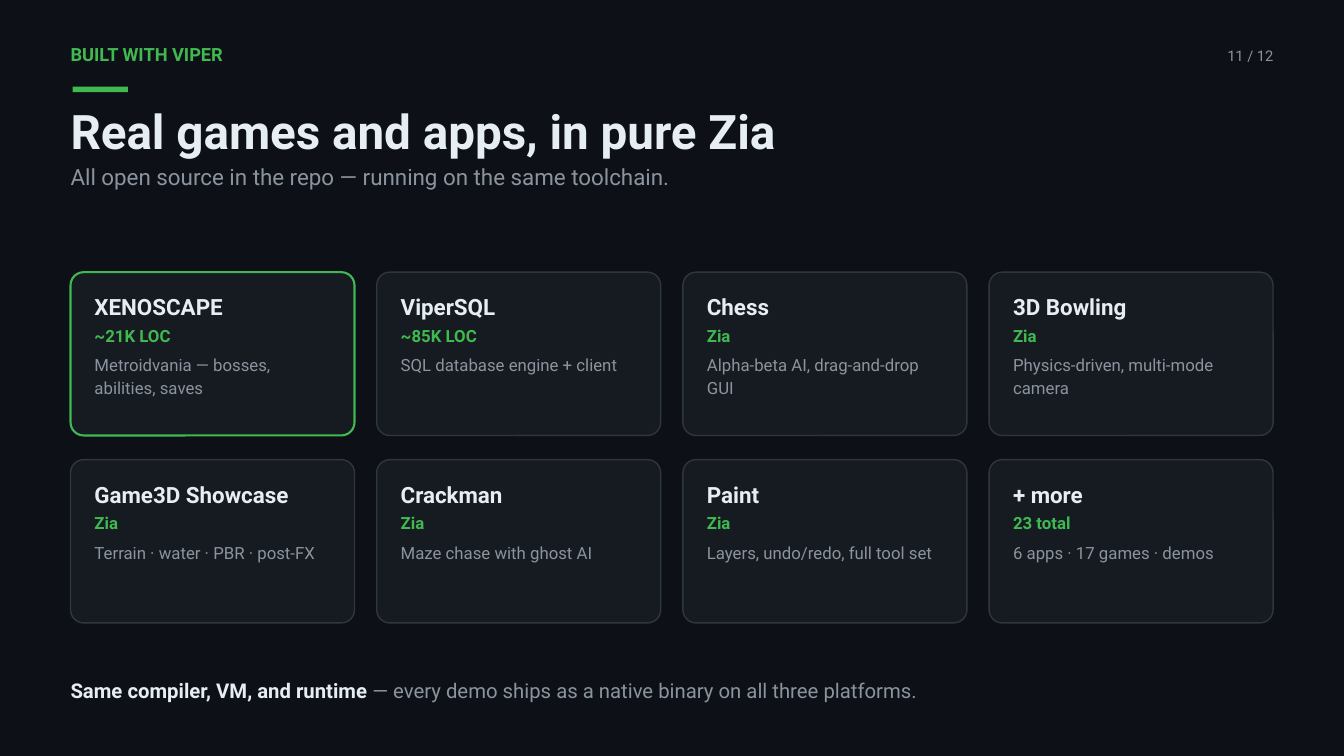
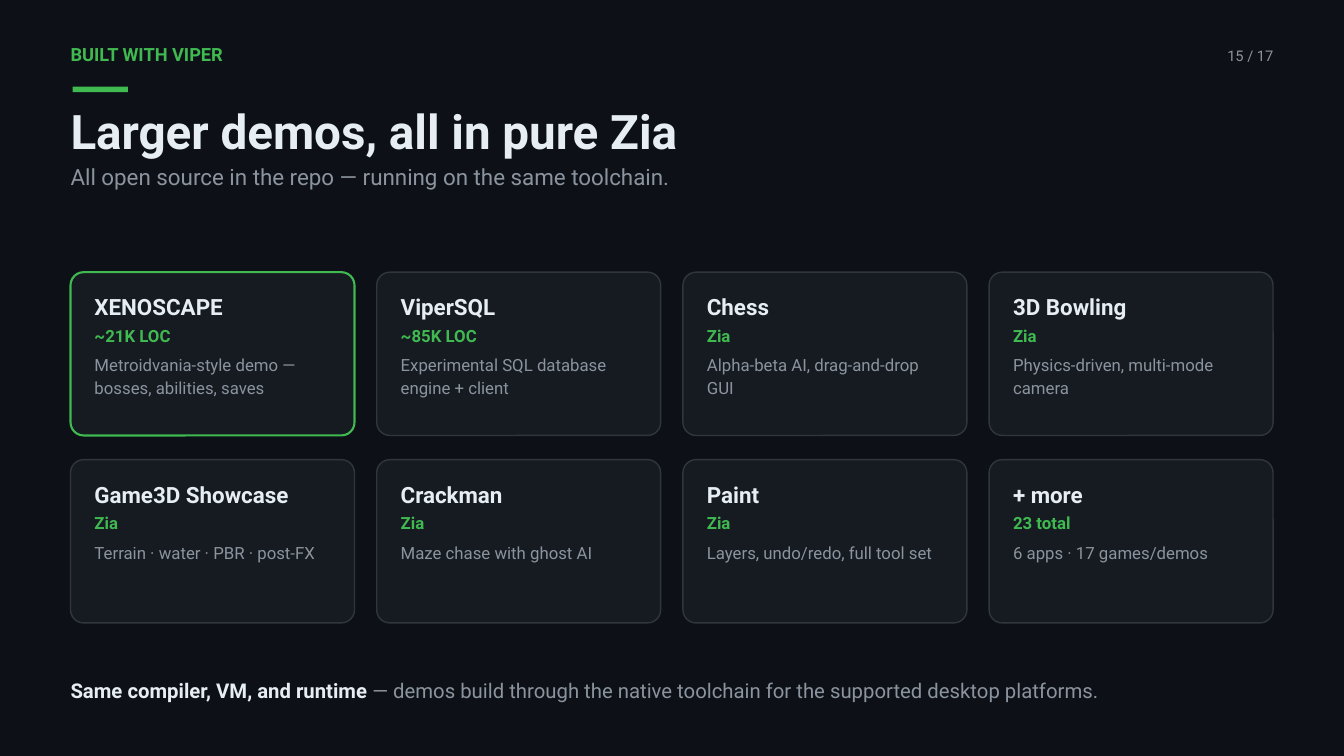
Before and after one commit to splanck/viper, a slide deck: slide 15 of misc/presentation/Viper_Intro_Revised.pptx (slide 11 before the commit). Drawn at 1344x756 pixels with LibreOffice and Linux fonts; fonts in the diff are those of the drawing. Boxes give left, top, right and bottom in pixels: in the first picture for what was removed or moved away, otherwise in the second. Text is boxed around its words. In the diff, an @@ line names an element or a change of style, - is before the commit and + after.

```diff
--- a/misc/presentation/Viper_Intro_Revised.pptx
+++ b/misc/presentation/Viper_Intro_Revised.pptx
@@ text at bbox=[1227, 50, 1273, 61]: text changed @@
-11 / 12
+15 / 17
@@ text at bbox=[71, 113, 677, 159]: text changed @@
-Real games and apps, in pure Zia
+Larger demos, all in pure Zia
@@ text in rounded rectangle at bbox=[94, 358, 279, 396]: text changed @@
-Metroidvania — bosses, abilities, saves
+Metroidvania-style demo — bosses, abilities, saves
@@ text in rounded rectangle at bbox=[401, 358, 606, 398]: text changed @@
-SQL database engine + client
+Experimental SQL database engine + client
@@ text in rounded rectangle at bbox=[1013, 546, 1208, 563]: text changed @@
-6 apps · 17 games · demos
+6 apps · 17 games/demos
@@ text at bbox=[71, 682, 1098, 702]: text changed @@
-Same compiler, VM, and runtime — every demo ships as a native binary on all three platforms.
+Same compiler, VM, and runtime — demos build through the native toolchain for the supported desktop platforms.
```
Also in this commit, not shown: 10 other slides changed, 5 slides added, 17 other files.
